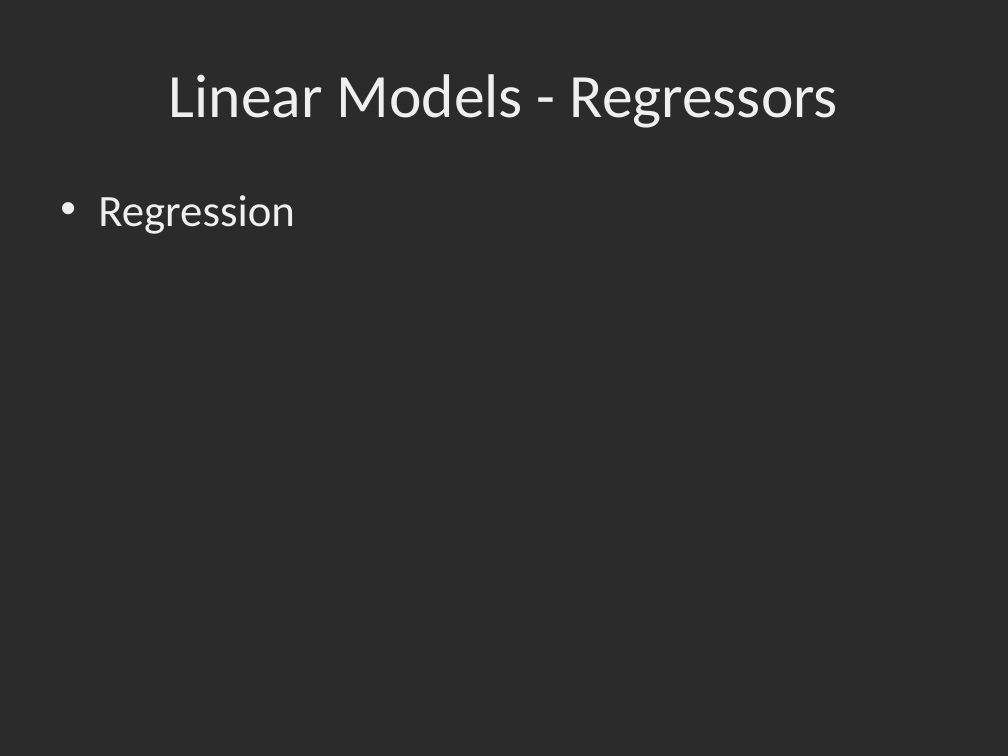
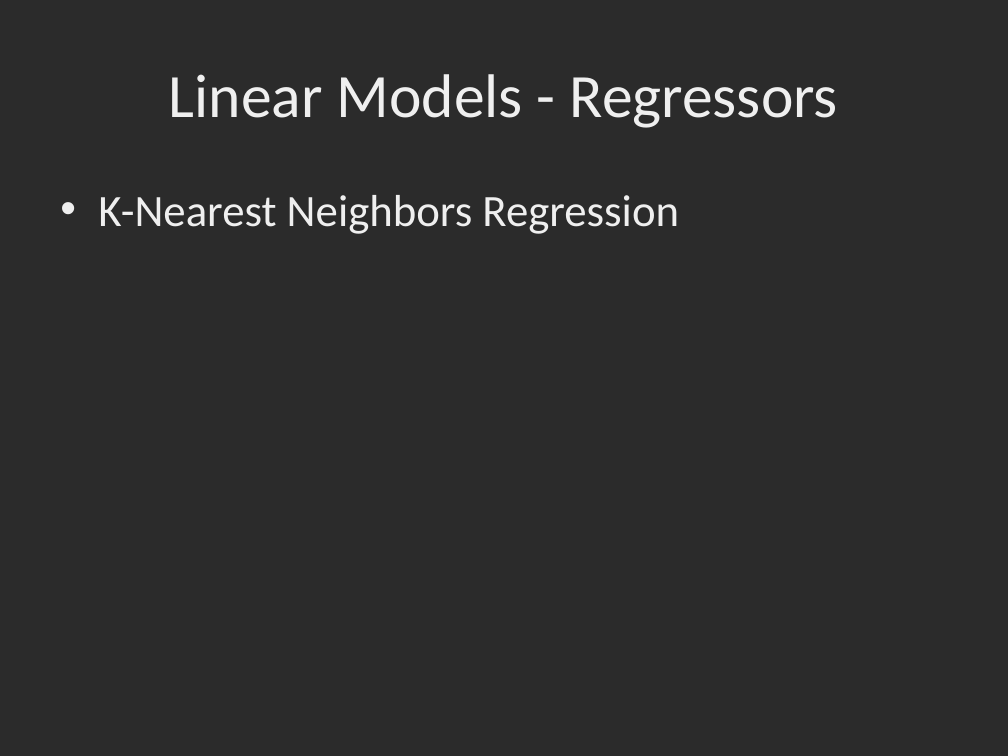
Before and after one commit to dbowmans46/PracticalProgramming, a slide deck: slide 38 of Session 7 - Python/Instructional Material/Session 7 - Python Brief Intro to Machine Learning with Scikit Learn.pptx (slide 35 before the commit). Drawn at 1008x756 pixels with LibreOffice and Linux fonts; fonts in the diff are those of the drawing; background and template pictures are left out; a plain dark background stands for a picture behind light text. Boxes give left, top, right and bottom in pixels: in the first picture for what was removed or moved away, otherwise in the second. Text is boxed around its words. In the diff, an @@ line names an element or a change of style, - is before the commit and + after.

Commit message:
Added slides for linear regressor, ridge, and lasso.  Added more classifiers to go over.

```diff
--- a/Session 7 - Python/Instructional Material/Session 7 - Python Brief Intro to Machine Learning with Scikit Learn.pptx
+++ b/Session 7 - Python/Instructional Material/Session 7 - Python Brief Intro to Machine Learning with Scikit Learn.pptx
@@ text at [98,195,679,234]: text changed @@
-• Regression
+• K-Nearest Neighbors Regression
```
Also in this commit, not shown: 5 other slides changed, 18 slides added.
